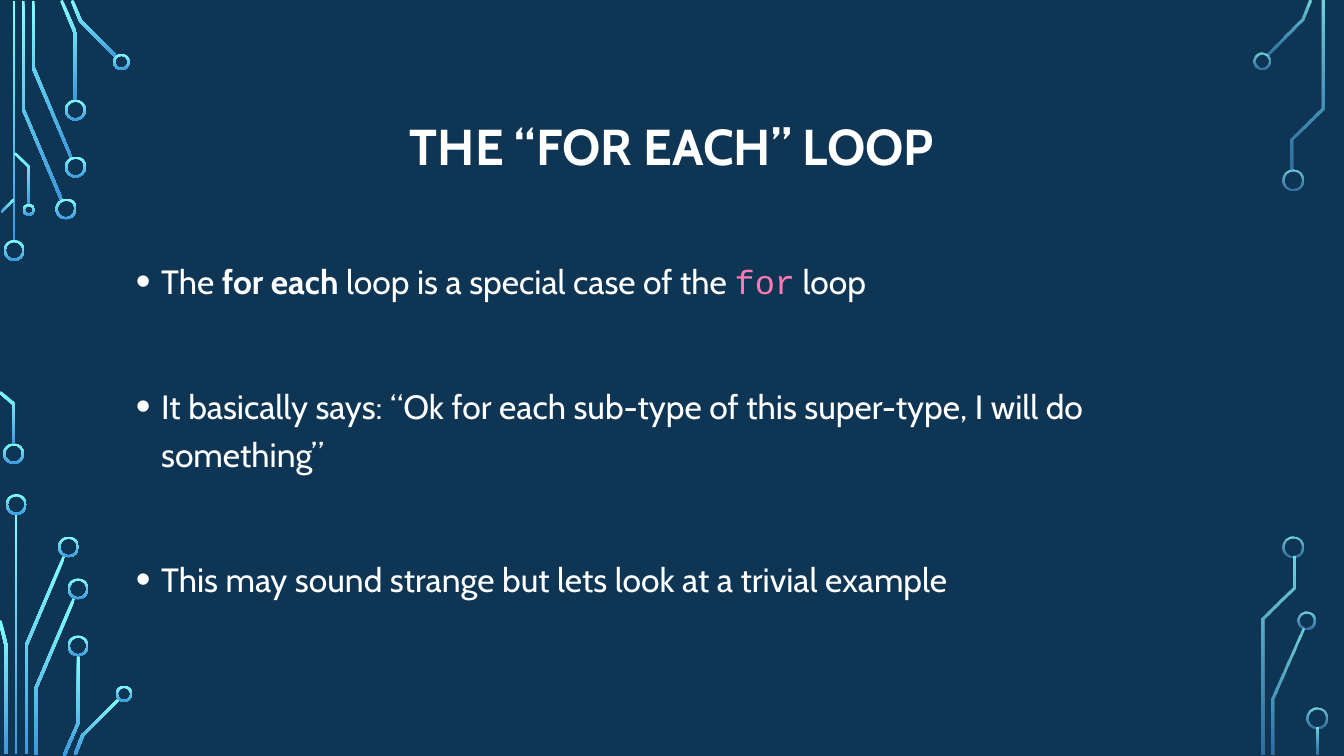
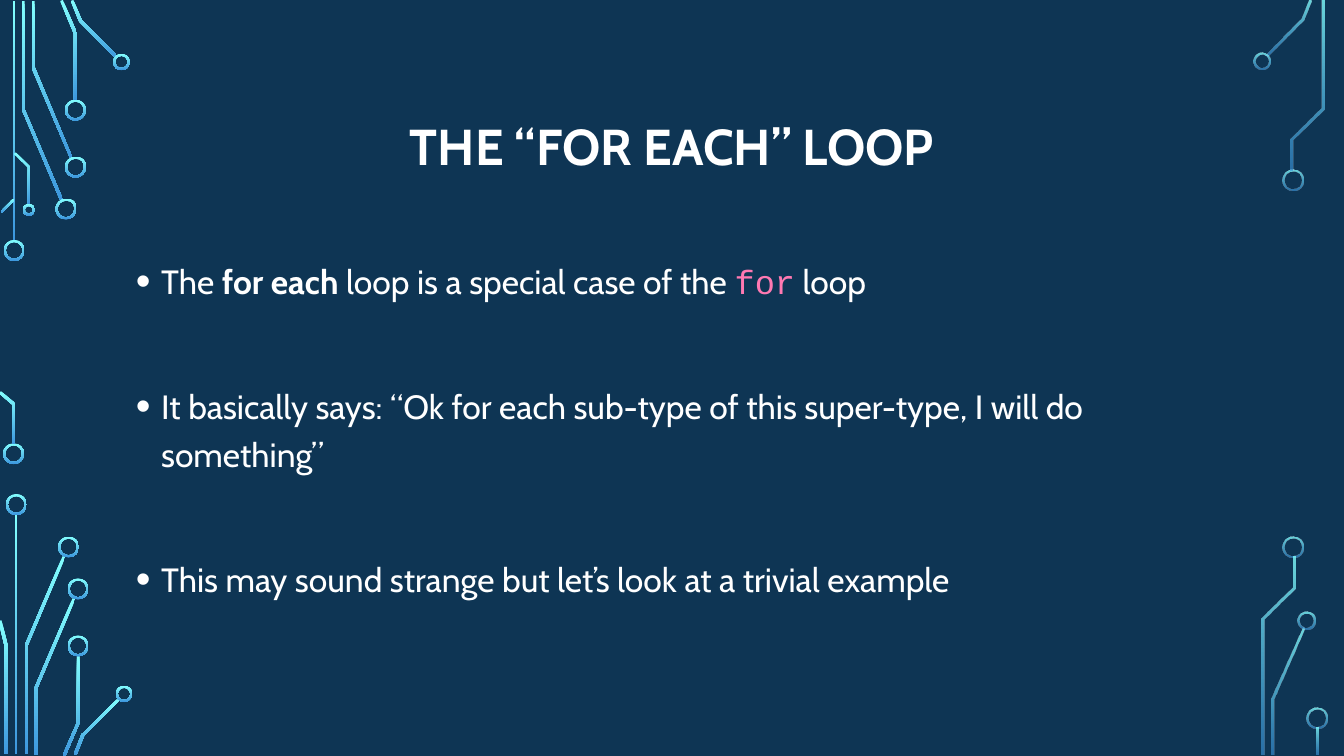
Before and after one commit to psypdt/ZIS_C-_Summer_Course_2019, a slide deck: slide 37 of Day_3/Day_3.pptx. Drawn at 1344x756 pixels with LibreOffice and Linux fonts; fonts in the diff are those of the drawing; background and template pictures are left out. Boxes give left, top, right and bottom in pixels: in the first picture for what was removed or moved away, otherwise in the second. Text is boxed around its words. In the diff, an @@ line names an element or a change of style, - is before the commit and + after.

```diff
--- a/Day_3/Day_3.pptx
+++ b/Day_3/Day_3.pptx
@@ text at (161, 566, 949, 600): text changed @@
-• This may sound strange but lets look at a trivial example
+• This may sound strange but let’s look at a trivial example
```
Also in this commit, not shown: 8 other slides changed.
